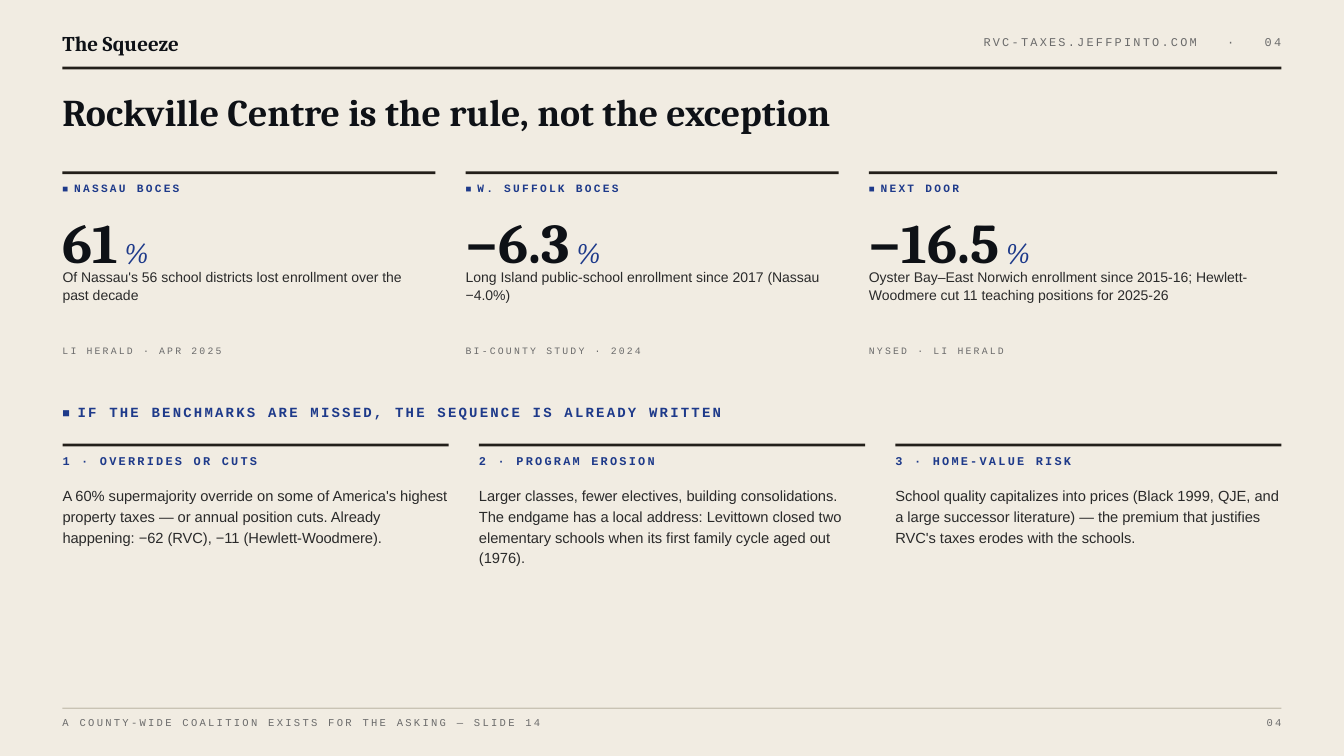
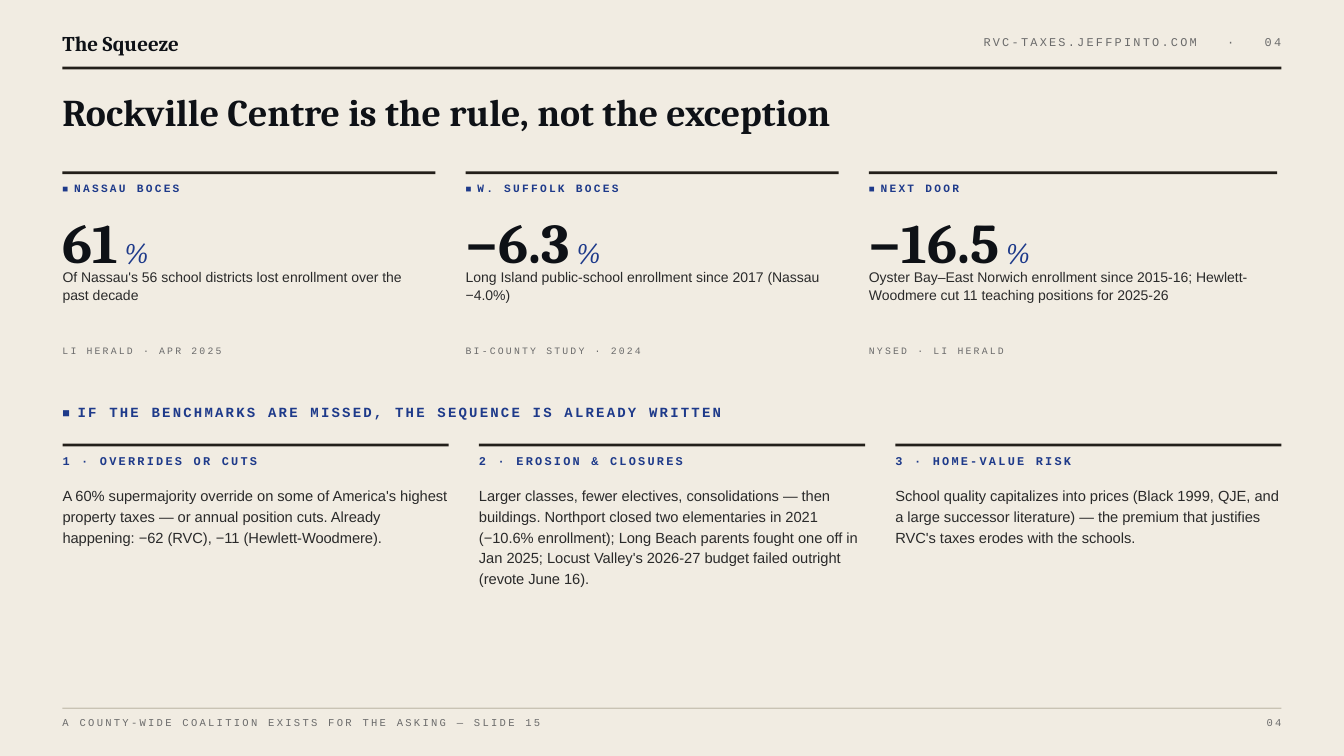
Before and after one commit to bigbrownjeff/rvc-homeowner-taxes, a slide deck: slide 4 of site/RVC_Legislator_Deck.pptx. Drawn at 1344x756 pixels with LibreOffice and Linux fonts; fonts in the diff are those of the drawing. Boxes give left, top, right and bottom in pixels: in the first picture for what was removed or moved away, otherwise in the second. Text is boxed around its words. In the diff, an @@ line names an element or a change of style, - is before the commit and + after.

```diff
--- a/site/RVC_Legislator_Deck.pptx
+++ b/site/RVC_Legislator_Deck.pptx
@@ text at [479, 457, 683, 465]: text changed @@
-2 · PROGRAM EROSION
+2 · EROSION & CLOSURES
@@ text at [479, 490, 857, 587]: text changed @@
-Larger classes, fewer electives, building consolidations. The endgame has a local address: Levittown closed two elementary schools when its first family cycle aged out (1976).
+Larger classes, fewer electives, consolidations — then buildings. Northport closed two elementaries in 2021 (−10.6% enrollment); Long Beach parents fought one off in Jan 2025; Locust Valley's 2026-27 budget failed outright (revote June 16).
@@ text at [62, 719, 540, 726]: text changed @@
-A COUNTY-WIDE COALITION EXISTS FOR THE ASKING — SLIDE 14
+A COUNTY-WIDE COALITION EXISTS FOR THE ASKING — SLIDE 15
```
Also in this commit, not shown: 18 other slides changed, 1 slide added, 8 other files.
